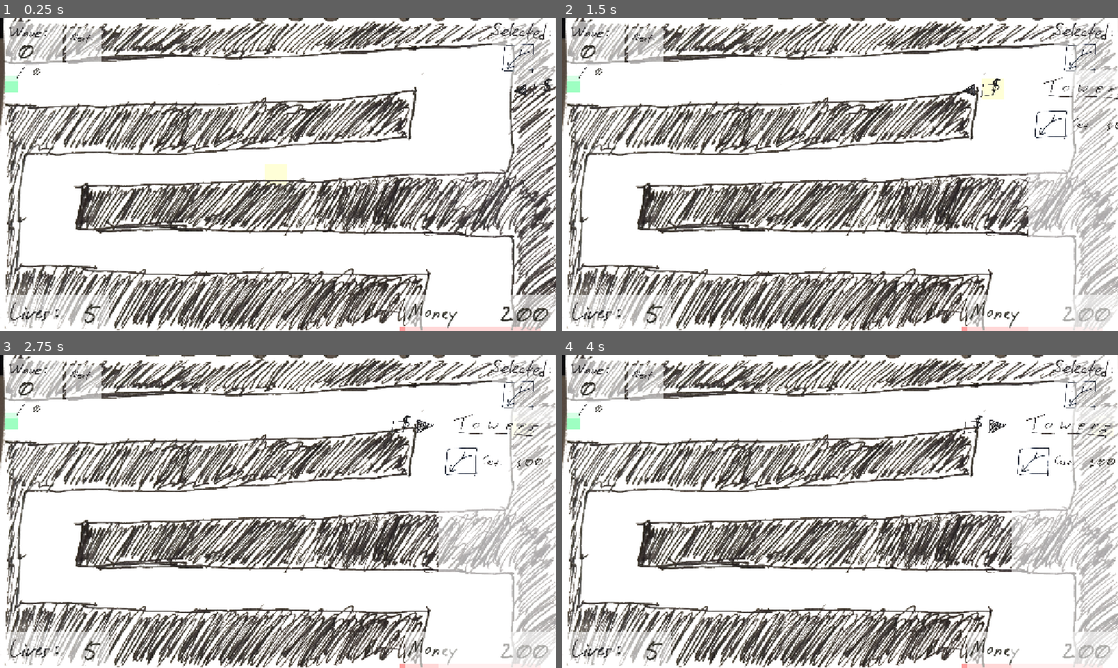
Above: before the commit, frames 1-4 (two rows, left to right).
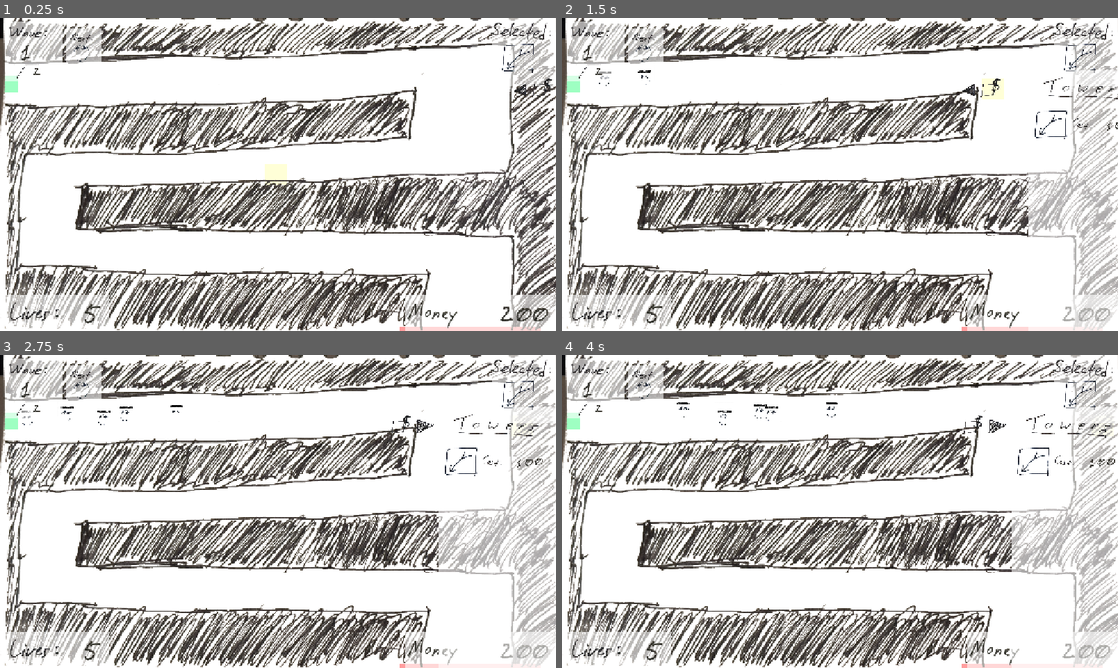
Above: after the commit, the same moments.

Repository: OzuYatamutsu/notebook-tower-defense
Game: Godot game, scene res://levels/level1.tscn
Two runs of this game, one before a commit and one after it. Both use one fixed random seed, a clock stepped at 60 frames per second and the inputs below. This scene is started directly instead of the project's main scene.
Inputs (mouse positions are in pixels of both pictures, inside the frame that each line leads up to):
- Up to frame 1 (0.25 s): no input
- Up to frame 2 (1.5 s): click (1101, 89) at 0.5 s; click (984, 89) at 1.25 s
- Up to frame 3 (2.75 s): click (522, 426) at 2 s
- Up to frame 4 (4 s): click (1023, 461) at 2.75 s; click (1101, 426) at 3.5 s

The runs differ from the first frame. In frame 1, 0.1% of the frame differs, in the area x 3-16%, y 8-19%; in frame 2, 0.2%; in frame 3, 0.2%; in frame 4, 0.2%, in the area x 3-50%, y 8-23%.

Commit message:
Finish composing level1

Diff:
--- a/components/mobs_parent.gd
+++ b/components/mobs_parent.gd
@@ -6,6 +6,7 @@
 func _ready() -> void:
     MOB_PATHS = get_children()
 
+    assert(MOB_PATHS.size() > 0, "Mobs must have a series of Path2Ds to follow under mobs node!")
     for node in MOB_PATHS:
         assert(node is Path2D, "All children of mobs_parent should be Path2D!")
     randomize()
--- a/levels/level1.tscn
+++ b/levels/level1.tscn
@@ -1,17 +1,98 @@
-[gd_scene load_steps=5 format=3 uid="uid://ctct4jwr72ikm"]
+[gd_scene load_steps=14 format=3 uid="uid://ctct4jwr72ikm"]
 
-[ext_resource type="Script" uid="uid://0wwxleyefwme" path="res://levels/level.gd" id="1_sjb42"]
+[ext_resource type="Script" uid="uid://bmv021flryrl5" path="res://levels/level_1.gd" id="1_ua5ty"]
 [ext_resource type="PackedScene" uid="uid://dhs0soxiwf4lb" path="res://components/ui.tscn" id="2_b3oru"]
 [ext_resource type="PackedScene" uid="uid://d4lsbppo6u3fq" path="res://components/level_viewport.tscn" id="3_ua5ty"]
 [ext_resource type="Texture2D" uid="uid://br3mtwwd8roqd" path="res://levels/level1_layout.png" id="4_ua5ty"]
 
+[sub_resource type="Curve2D" id="Curve2D_ua5ty"]
+_data = {
+"points": PackedVector2Array(0, 0, 0, 0, 420, 3040, 0, 0, 0, 0, 6740, 2440, 0, 0, 0, 0, 10920, 2200, 0, 0, 0, 0, 15180, 2340, 0, 0, 0, 0, 18200, 2220, 0, 0, 0, 0, 19920, 2020, 0, 0, 0, 0, 21100, 3100, 0, 0, 0, 0, 21100, 4960, 0, 0, 0, 0, 20320, 6360, 0, 0, 0, 0, 15440, 6680, 0, 0, 0, 0, 8500, 7180, 0, 0, 0, 0, 5080, 6700, 0, 0, 0, 0, 2040, 7180, 0, 0, 0, 0, 1540, 9400, 0, 0, 0, 0, 2360, 10720, 0, 0, 0, 0, 7720, 11040, 0, 0, 0, 0, 14440, 11300, 0, 0, 0, 0, 19720, 11200, 0, 0, 0, 0, 22220, 11940, 0, 0, 0, 0, 21840, 13880, 0, 0, 0, 0, 21920, 14840)
+}
+point_count = 21
+
+[sub_resource type="Curve2D" id="Curve2D_61w3m"]
+_data = {
+"points": PackedVector2Array(0, 0, 0, 0, 440, 3140, 0, 0, 0, 0, 4880, 3520, 0, 0, 0, 0, 7380, 3520, 0, 0, 0, 0, 11820, 3520, 0, 0, 0, 0, 15040, 3200, 0, 0, 0, 0, 17600, 2840, 0, 0, 0, 0, 19700, 2680, 0, 0, 0, 0, 20220, 3140, 0, 0, 0, 0, 20580, 4240, 0, 0, 0, 0, 20020, 5980, 0, 0, 0, 0, 14020, 6860, 0, 0, 0, 0, 3760, 7260, 0, 0, 0, 0, 1600, 6820, 0, 0, 0, 0, 2020, 10080, 0, 0, 0, 0, 6600, 10900, 0, 0, 0, 0, 11200, 10880, 0, 0, 0, 0, 16480, 11200, 0, 0, 0, 0, 19900, 11160, 0, 0, 0, 0, 22620, 12080, 0, 0, 0, 0, 22640, 14720)
+}
+point_count = 20
+
+[sub_resource type="Curve2D" id="Curve2D_pdpul"]
+_data = {
+"points": PackedVector2Array(0, 0, 0, 0, 420, 3020, 0, 0, 0, 0, 4440, 2840, 0, 0, 0, 0, 5900, 3140, 0, 0, 0, 0, 8760, 3040, 0, 0, 0, 0, 11920, 2200, 0, 0, 0, 0, 14320, 2480, 0, 0, 0, 0, 17180, 3080, 0, 0, 0, 0, 21400, 3040, 0, 0, 0, 0, 22620, 4900, 0, 0, 0, 0, 20900, 6860, 0, 0, 0, 0, 16960, 6760, 0, 0, 0, 0, 12720, 6380, 0, 0, 0, 0, 8080, 6780, 0, 0, 0, 0, 2780, 7080, 0, 0, 0, 0, 1640, 8200, 0, 0, 0, 0, 1520, 9600, 0, 0, 0, 0, 1520, 10900, 0, 0, 0, 0, 7960, 11020, 0, 0, 0, 0, 13840, 10460, 0, 0, 0, 0, 19560, 11120, 0, 0, 0, 0, 21400, 11900, 0, 0, 0, 0, 21400, 13580, 0, 0, 0, 0, 21280, 14200)
+}
+point_count = 23
+
+[sub_resource type="Curve2D" id="Curve2D_8hd6v"]
+_data = {
+"points": PackedVector2Array(0, 0, 0, 0, 540, 3100, 0, 0, 0, 0, 5360, 2740, 0, 0, 0, 0, 7380, 2740, 0, 0, 0, 0, 10540, 2800, 0, 0, 0, 0, 14980, 2380, 0, 0, 0, 0, 18080, 2740, 0, 0, 0, 0, 20220, 2700, 0, 0, 0, 0, 20540, 3340, 0, 0, 0, 0, 20620, 4620, 0, 0, 0, 0, 20620, 6340, 0, 0, 0, 0, 13340, 6820, 0, 0, 0, 0, 8560, 6760, 0, 0, 0, 0, 3280, 6980, 0, 0, 0, 0, 2060, 7680, 0, 0, 0, 0, 2360, 9980, 0, 0, 0, 0, 4180, 10920, 0, 0, 0, 0, 9280, 10960, 0, 0, 0, 0, 14040, 10960, 0, 0, 0, 0, 18280, 10700, 0, 0, 0, 0, 21340, 10980, 0, 0, 0, 0, 21300, 12620, 0, 0, 0, 0, 21620, 14140, 0, 0, 0, 0, 21940, 16120)
+}
+point_count = 23
+
+[sub_resource type="Curve2D" id="Curve2D_045es"]
+_data = {
+"points": PackedVector2Array(0, 0, 0, 0, 400, 3040, 0, 0, 0, 0, 6740, 2840, 0, 0, 0, 0, 9700, 2880, 0, 0, 0, 0, 16200, 2920, 0, 0, 0, 0, 19200, 2500, 0, 0, 0, 0, 19520, 3620, 0, 0, 0, 0, 19420, 4720, 0, 0, 0, 0, 19280, 5700, 0, 0, 0, 0, 18200, 5960, 0, 0, 0, 0, 15760, 6060, 0, 0, 0, 0, 9140, 6240, 0, 0, 0, 0, 7120, 6860, 0, 0, 0, 0, 4060, 7220, 0, 0, 0, 0, 3340, 7680, 0, 0, 0, 0, 3340, 8260, 0, 0, 0, 0, 3280, 10100, 0, 0, 0, 0, 4120, 10960, 0, 0, 0, 0, 8380, 10960, 0, 0, 0, 0, 16180, 10860, 0, 0, 0, 0, 19920, 11260, 0, 0, 0, 0, 20000, 12180, 0, 0, 0, 0, 19880, 13100, 0, 0, 0, 0, 19880, 13780, 0, 0, 0, 0, 19880, 14860)
+}
+point_count = 24
+
+[sub_resource type="Curve2D" id="Curve2D_omn1t"]
+_data = {
+"points": PackedVector2Array(0, 0, 0, 0, 340, 3080, 0, 0, 0, 0, 4840, 3040, 0, 0, 0, 0, 6880, 3040, 0, 0, 0, 0, 12840, 3000, 0, 0, 0, 0, 17340, 2400, 0, 0, 0, 0, 20480, 3040, 0, 0, 0, 0, 22000, 4440, 0, 0, 0, 0, 20380, 5960, 0, 0, 0, 0, 16200, 6840, 0, 0, 0, 0, 9600, 6720, 0, 0, 0, 0, 4260, 6560, 0, 0, 0, 0, 1620, 7380, 0, 0, 0, 0, 2220, 10580, 0, 0, 0, 0, 8960, 11380, 0, 0, 0, 0, 15320, 11060, 0, 0, 0, 0, 18260, 10420, 0, 0, 0, 0, 21380, 10920, 0, 0, 0, 0, 21580, 12400, 0, 0, 0, 0, 22320, 13420, 0, 0, 0, 0, 22560, 15560)
+}
+point_count = 20
+
+[sub_resource type="Curve2D" id="Curve2D_lf3p4"]
+_data = {
+"points": PackedVector2Array(0, 0, 0, 0, 380, 3100, 0, 0, 0, 0, 6860, 2680, 0, 0, 0, 0, 10180, 3180, 0, 0, 0, 0, 18620, 2440, 0, 0, 0, 0, 22020, 3700, 0, 0, 0, 0, 21420, 6180, 0, 0, 0, 0, 18220, 6960, 0, 0, 0, 0, 11100, 7040, 0, 0, 0, 0, 5600, 6560, 0, 0, 0, 0, 1740, 7380, 0, 0, 0, 0, 1820, 10400, 0, 0, 0, 0, 6040, 10860, 0, 0, 0, 0, 14560, 10980, 0, 0, 0, 0, 20520, 11160, 0, 0, 0, 0, 23400, 12580, 0, 0, 0, 0, 21820, 14340)
+}
+point_count = 16
+
+[sub_resource type="Curve2D" id="Curve2D_yydhl"]
+_data = {
+"points": PackedVector2Array(0, 0, 0, 0, 420, 2940, 0, 0, 0, 0, 6300, 3000, 0, 0, 0, 0, 11600, 2380, 0, 0, 0, 0, 15120, 2920, 0, 0, 0, 0, 19480, 2500, 0, 0, 0, 0, 21320, 4200, 0, 0, 0, 0, 20840, 6180, 0, 0, 0, 0, 15560, 6460, 0, 0, 0, 0, 12300, 6760, 0, 0, 0, 0, 4540, 7120, 0, 0, 0, 0, 1520, 7060, 0, 0, 0, 0, 2040, 9360, 0, 0, 0, 0, 5340, 11180, 0, 0, 0, 0, 14720, 10080, 0, 0, 0, 0, 20640, 10920, 0, 0, 0, 0, 22040, 13240, 0, 0, 0, 0, 22020, 15840)
+}
+point_count = 17
+
+[sub_resource type="Curve2D" id="Curve2D_bekh1"]
+_data = {
+"points": PackedVector2Array(0, 0, 0, 0, 500, 2920, 0, 0, 0, 0, 5740, 3120, 0, 0, 0, 0, 11720, 2400, 0, 0, 0, 0, 18780, 2480, 0, 0, 0, 0, 21280, 2620, 0, 0, 0, 0, 21280, 4700, 0, 0, 0, 0, 19600, 6260, 0, 0, 0, 0, 15360, 6280, 0, 0, 0, 0, 6580, 7240, 0, 0, 0, 0, 2260, 6820, 0, 0, 0, 0, 2460, 10320, 0, 0, 0, 0, 6800, 10880, 0, 0, 0, 0, 13380, 10900, 0, 0, 0, 0, 20280, 11220, 0, 0, 0, 0, 21720, 12380, 0, 0, 0, 0, 21940, 15320)
+}
+point_count = 16
+
 [node name="Level1" type="Node"]
-script = ExtResource("1_sjb42")
+script = ExtResource("1_ua5ty")
 metadata/_custom_type_script = "uid://0wwxleyefwme"
 
 [node name="UI" parent="." instance=ExtResource("2_b3oru")]
 
 [node name="LevelViewport" parent="." instance=ExtResource("3_ua5ty")]
+
+[node name="Path2D" type="Path2D" parent="LevelViewport/mobs" index="0"]
+curve = SubResource("Curve2D_ua5ty")
+
+[node name="Path2D2" type="Path2D" parent="LevelViewport/mobs" index="1"]
+curve = SubResource("Curve2D_61w3m")
+
+[node name="Path2D3" type="Path2D" parent="LevelViewport/mobs" index="2"]
+curve = SubResource("Curve2D_pdpul")
+
+[node name="Path2D4" type="Path2D" parent="LevelViewport/mobs" index="3"]
+curve = SubResource("Curve2D_8hd6v")
+
+[node name="Path2D5" type="Path2D" parent="LevelViewport/mobs" index="4"]
+curve = SubResource("Curve2D_045es")
+
+[node name="Path2D6" type="Path2D" parent="LevelViewport/mobs" index="5"]
+curve = SubResource("Curve2D_omn1t")
+
+[node name="Path2D7" type="Path2D" parent="LevelViewport/mobs" index="6"]
+curve = SubResource("Curve2D_lf3p4")
+
+[node name="Path2D8" type="Path2D" parent="LevelViewport/mobs" index="7"]
+curve = SubResource("Curve2D_yydhl")
+
+[node name="Path2D9" type="Path2D" parent="LevelViewport/mobs" index="8"]
+curve = SubResource("Curve2D_bekh1")
 
 [node name="LevelHitbox" parent="LevelViewport" index="4"]
 position = Vector2(1089, 716)
--- /dev/null
+++ b/levels/level_1.gd
@@ -0,0 +1,11 @@
+extends Level
+
+func _init() -> void:
+    WAVE_CONTENTS = [
+        {"res://mobs/Basic.tscn": 5},
+        {"res://mobs/Basic.tscn": 15},
+    ]
+
+func _ready():
+    super._ready()
+    start_wave()
Not shown, added: levels/level_1.gd.uid
